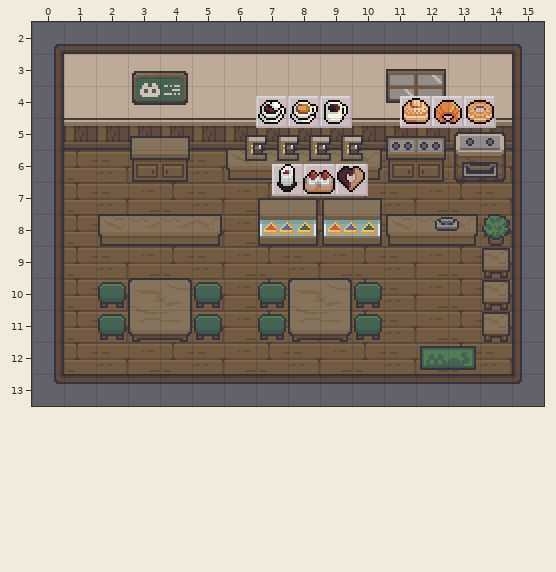
One commit to this Tiled map: assets/Cafe with Product Options.tmx. Above is the file before it was changed.
Cells are 16x16 px. Shown: x 0..15, y 2..13. Not drawn, because the pictures are missing: unchanged layer "Trashbin". Layer "Coffee Choices" is drawn -1,3 px off the grid. Layer "Coffee Choices Box" is drawn 0,5 px off the grid. Layer "Cooked Choices" is drawn -8,3 px off the grid. Layer "Cooked Choices Box" is drawn -8,4 px off the grid. Layer "Pastry Choices" is drawn -8,6 px off the grid. Layer "Pastry Choices Box" is drawn -8,6 px off the grid.
The same view after the edit:
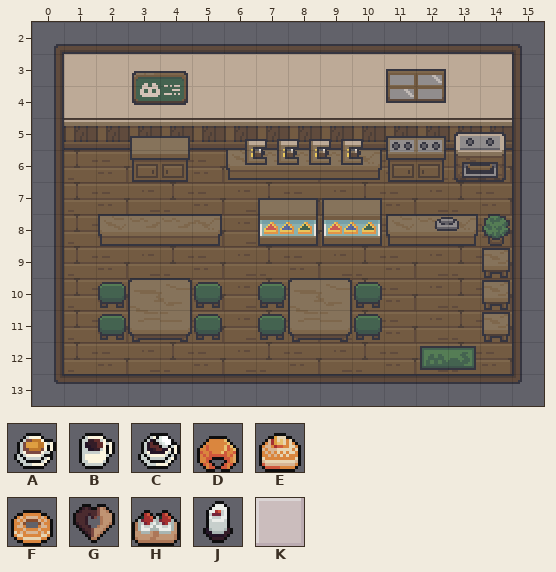
Key: from "food-and-beverages": A 1, B 2, C 4, D 15, E 21, F 28, G 37, H 49, J 63; from "option-boxes": K 470.
_ is an empty cell.
What changed:
layer "Coffee Makers" offset 7,5 -> 7,7 px
Layer "Pastry Choices Box" (now hidden):
The edit erases tile K in row 6 at x 8 to 10.
Layer "Pastry Choices" (now hidden):
The edit erases tile G in row 6 at x 10.
The edit erases tile H in row 6 at x 9.
The edit erases tile J in row 6 at x 8.
Layer "Cooked Choices Box" (now hidden):
The edit erases tile K in row 4 at x 12 to 14.
Layer "Cooked Choices" (now hidden):
The edit erases tile D in row 4 at x 13.
The edit erases tile E in row 4 at x 12.
The edit erases tile F in row 4 at x 14.
Layer "Coffee Choices Box" (now hidden):
The edit erases tile K in row 4 at x 7 to 9.
Layer "Coffee Choices" (now hidden):
The edit erases tile A in row 4 at x 8.
The edit erases tile B in row 4 at x 9.
The edit erases tile C in row 4 at x 7.
